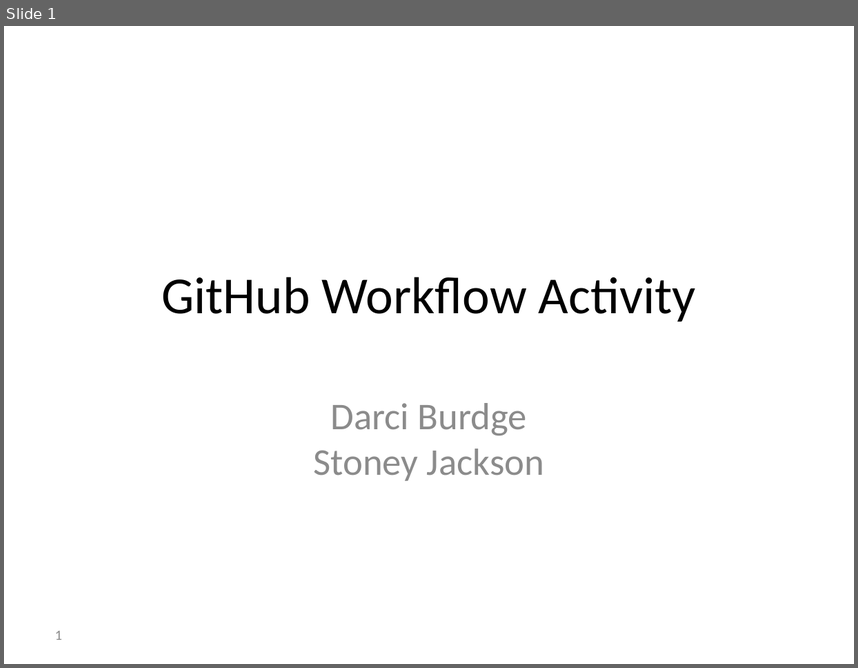
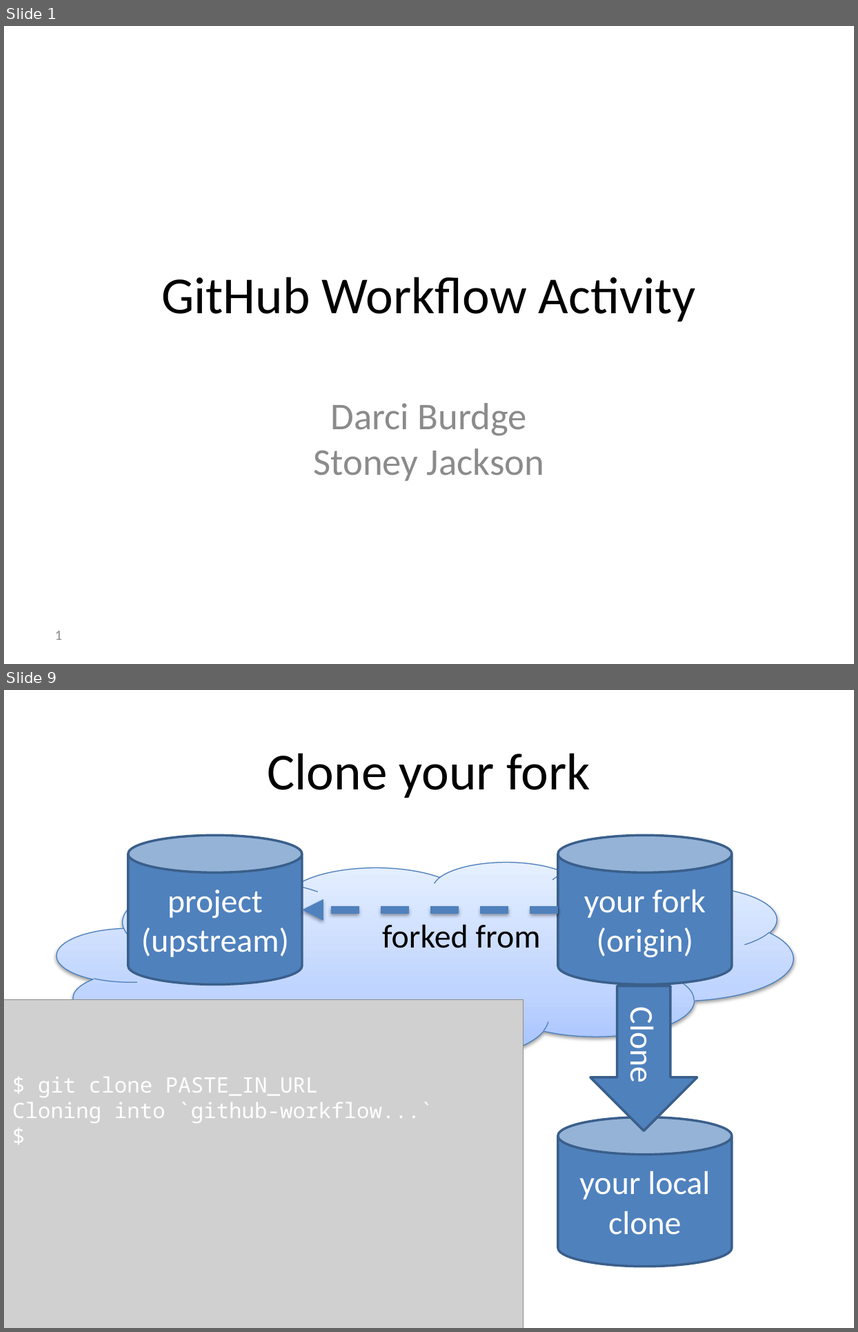
Before and after one commit to foss2serve/github-workflow-activity, a slide deck: presentation.pptx. Shown one above the other, each under a label of ours: slide 1 before the commit, slides 1 and 9 after it; the slides between them are not shown. The pictures are 858x668 and 858x1332 pixels, drawn with LibreOffice and Linux fonts; fonts in the diff are those of the drawing; grey boxes stand for pictures; background and template pictures are left out. Boxes give left, top, right and bottom in pixels: in the first picture for what was removed or moved away, otherwise in the second. Text is boxed around its words. In the diff, an @@ line names an element or a change of style, - is before the commit and + after.

```diff
--- a/presentation.pptx
+++ b/presentation.pptx
@@ slide 9 added at (x1=4, y1=690, x2=854, y2=1328), background #FFFFFF @@
@@ title added at (x1=268, y1=753, x2=590, y2=798), 44 pt, text #000000 @@
+Clone your fork
@@ cylinder added at (x1=128, y1=836, x2=302, y2=984), fill #4F81BD, outline #3A5F8C 2 pt, 28 pt, text #FFFFFF @@
+project
+(upstream)
@@ cylinder added at (x1=558, y1=836, x2=733, y2=984), fill #4F81BD, outline #3A5F8C 2 pt, 28 pt, text #FFFFFF @@
+your fork
+(origin)
@@ cloud added at (x1=56, y1=862, x2=793, y2=1061), fill gradient #A4C4FF to #BFD4FF to #E6EEFF, outline #4B7EBC 0.75 pt @@
@@ arrow added from (558, 909) to (302, 909), #4F81BD 6 pt dashed @@
@@ text added at (x1=382, y1=924, x2=541, y2=948), 28 pt, text #000000 @@
+forked from
@@ picture added at (x1=4, y1=999, x2=523, y2=1328) @@
@@ right arrow added at (x1=590, y1=986, x2=697, y2=1130), fill #4F81BD, outline #3A5F8C 2 pt, 28 pt, text #FFFFFF @@
+Clone
@@ arrow added from (645, 1116) to (645, 986), #4F81BD 6 pt dashed @@
@@ text added at (x1=12, y1=1076, x2=433, y2=1123), 18 pt, text #FFFFFF @@
+$ git clone PASTE_IN_URL
+Cloning into `github-workflow...`
+$
@@ cylinder added at (x1=558, y1=1116, x2=733, y2=1265), fill #4F81BD, outline #3A5F8C 2 pt, 28 pt, text #FFFFFF @@
+your local clone
```
Also in this commit, not shown: 20 slides changed, 32 other slides added, 26 slides removed.
